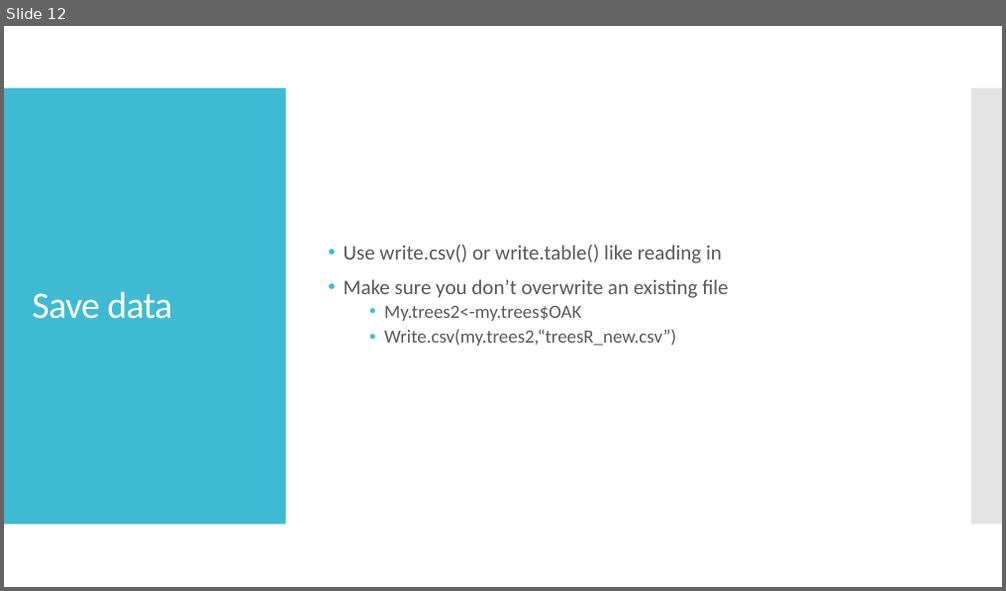
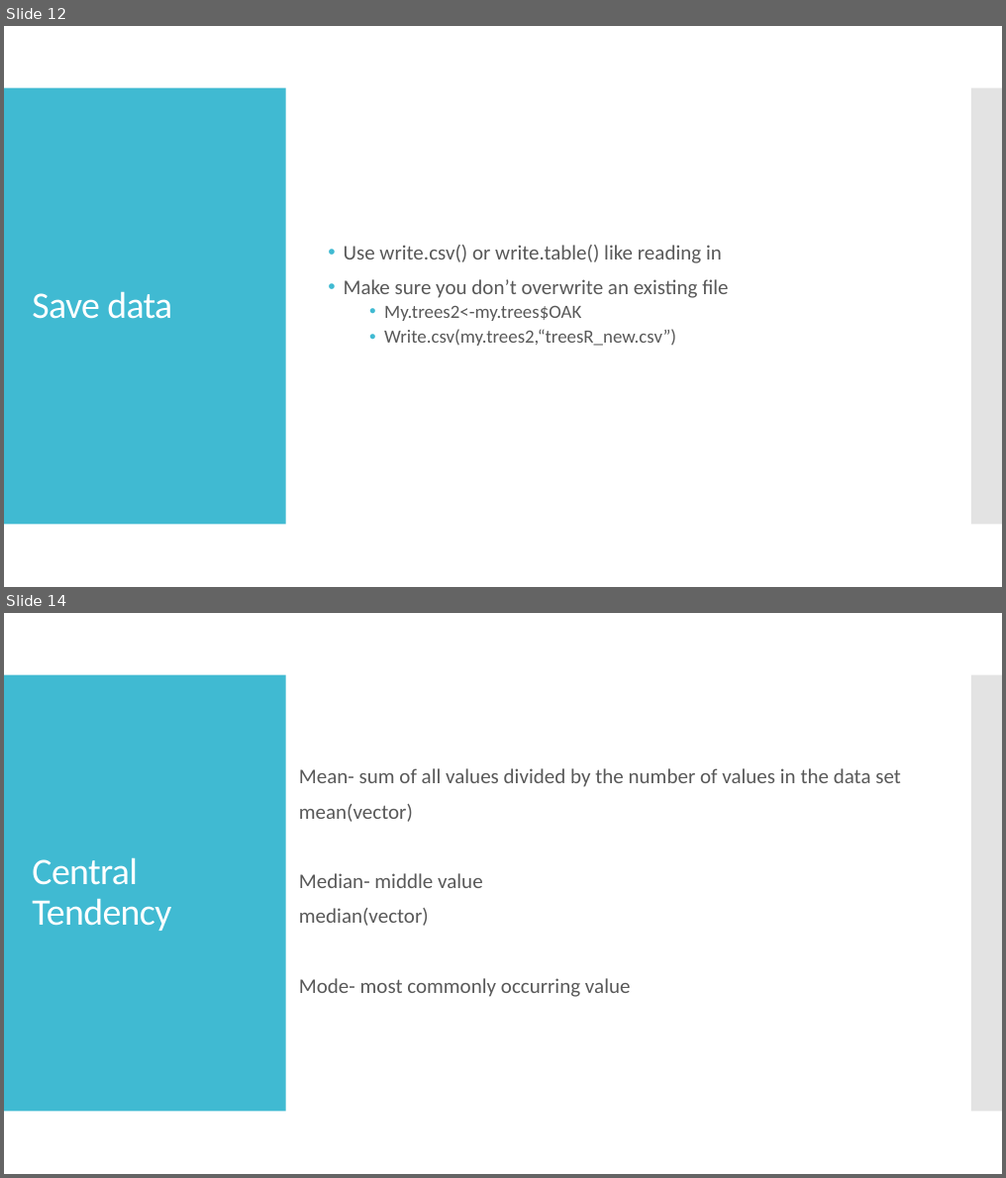
Before and after one commit to jyanglab/labworkshop, a slide deck: largedata/Zhikai_R_05_24.pptx. Shown one above the other, each under a label of ours: slide 12 before the commit, slides 12 and 14 after it; the slides between them are not shown. The pictures are 1006x591 and 1006x1178 pixels, drawn with LibreOffice and Linux fonts; fonts in the diff are those of the drawing. Boxes give left, top, right and bottom in pixels: in the first picture for what was removed or moved away, otherwise in the second. Text is boxed around its words. In the diff, an @@ line names an element or a change of style, - is before the commit and + after.

```diff
--- a/largedata/Zhikai_R_05_24.pptx
+++ b/largedata/Zhikai_R_05_24.pptx
@@ slide 14 added at (4, 613, 1002, 1174), background #FFFFFF; not listed: 2 template elements that a slide beside it also shows @@
@@ text added at (299, 768, 901, 997), 20 pt, text #595959 @@
+Mean- sum of all values divided by the number of values in the data set
+mean(vector)
+Median- middle value
+median(vector)
+Mode- most commonly occurring value
@@ title added at (32, 858, 171, 931), 36 pt, text #FFFFFF @@
+Central
+Tendency
```
Also in this commit, not shown: 36 other slides added, 2 other files.
